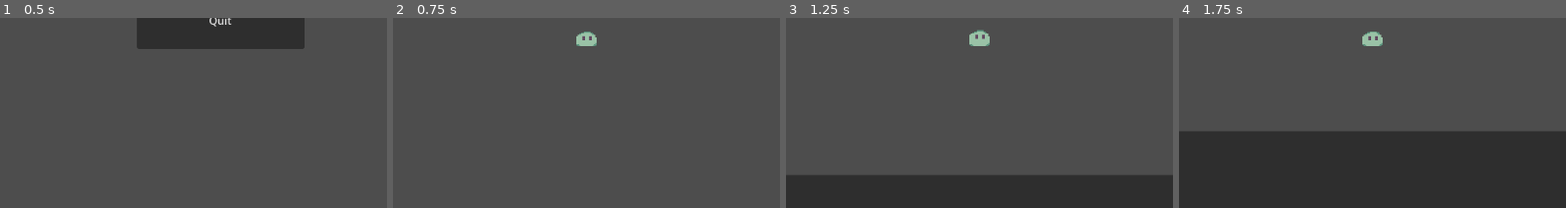
Above: before the commit, frames 1-4 (left to right).
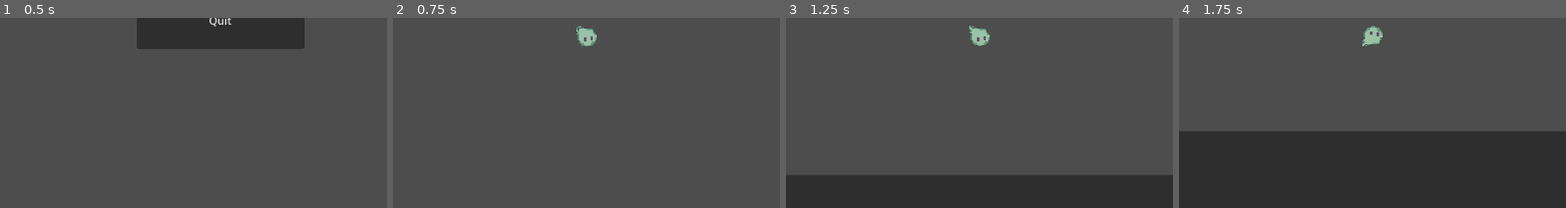
Above: after the commit, the same moments.

Repository: JohnLeander/Platformer
Game: Godot game, scene res://Scenes/start.tscn
Two runs of this game, one before a commit and one after it. Both use one fixed random seed, a clock stepped at 60 frames per second and the inputs below.
Inputs:
- Up to frame 1 (0.5 s): no input
- Up to frame 2 (0.75 s): click "Start" at 0.5 s
- Up to frame 3 (1.25 s): no input
- Up to frame 4 (1.75 s): tap Enter (ui_accept) at 1.25, 1.52 s; hold Right (ui_right) from 1.28 s (still down)
The pictures show only the part of the screen within x 25-75%, y 37-87%; the shares and areas given below are measured in that part.

Frame 1 is identical in both runs. In frame 2, 0.3% of the frame differs, in the area x 47-53%, y 4-15%; in frame 3, 0.3%; in frame 4, 0.3%.

Commit message:
Animation klart m.m

Diff:
--- a/Player/Player.gd
+++ b/Player/Player.gd
@@ -4,29 +4,36 @@
 const SPEED = 300.0
 const JUMP_VELOCITY = -400.0
 
-# Get the gravity from the project settings to be synced with RigidBody nodes.
 var gravity = ProjectSettings.get_setting("physics/2d/default_gravity")
-@onready var anim = get_node("AnimatedSprite2D")
 
-func _ready():
-	anim.play("Idle")
+@onready var anim = get_node("AnimationPlayer")
+
 func _physics_process(delta):
-	# Add the gravity.
 	if not is_on_floor():
 		velocity.y += gravity * delta
 
-	# Handle jump.
 	if Input.is_action_just_pressed("ui_accept") and is_on_floor():
 		velocity.y = JUMP_VELOCITY
+
+	var direction = Input.get_axis("ui_left", "ui_right")
+	if direction == -1:
+		get_node("AnimatedSprite2D").flip_h = true
+	elif direction == 1:
+		get_node("AnimatedSprite2D").flip_h = false
+	if velocity.y > 0:
 		anim.play("Jump")
-
-	# Get the input direction and handle the movement/deceleration.
-	# As good practice, you should replace UI actions with custom gameplay actions.
-	var direction = Input.get_axis("ui_left", "ui_right")
+		get_node("AnimatedSprite2D").flip_v = true
+	elif velocity.y < 0:
+		anim.play("Jump")
+		get_node("AnimatedSprite2D").flip_v = false
 	if direction:
 		velocity.x = direction * SPEED
-		anim.play("Run")
+		if velocity.y == 0:
+			anim.play("Run")
+			get_node("AnimatedSprite2D").flip_v = false
 	else:
 		velocity.x = move_toward(velocity.x, 0, SPEED)
-		anim.play("Idle")
+		if velocity.y == 0:
+			anim.play("Idle")
+			get_node("AnimatedSprite2D").flip_v = false
 	move_and_slide()
--- a/Player/Player.tscn
+++ b/Player/Player.tscn
@@ -72,6 +72,36 @@
 "speed": 10.0
 }]
 
+[sub_resource type="Animation" id="Animation_dqkw0"]
+resource_name = "Charge"
+length = 0.35
+loop_mode = 1
+step = 0.175
+tracks/0/type = "value"
+tracks/0/imported = false
+tracks/0/enabled = true
+tracks/0/path = NodePath("AnimatedSprite2D:animation")
+tracks/0/interp = 1
+tracks/0/loop_wrap = true
+tracks/0/keys = {
+"times": PackedFloat32Array(0),
+"transitions": PackedFloat32Array(1),
+"update": 1,
+"values": [&"Charge"]
+}
+tracks/1/type = "value"
+tracks/1/imported = false
+tracks/1/enabled = true
+tracks/1/path = NodePath("AnimatedSprite2D:frame")
+tracks/1/interp = 1
+tracks/1/loop_wrap = true
+tracks/1/keys = {
+"times": PackedFloat32Array(0, 0.175),
+"transitions": PackedFloat32Array(1, 1),
+"update": 1,
+"values": [0, 1]
+}
+
 [sub_resource type="Animation" id="Animation_7fsu7"]
 resource_name = "Idle"
 loop_mode = 1
@@ -99,6 +129,36 @@
 "transitions": PackedFloat32Array(1, 1, 1, 1),
 "update": 1,
 "values": [0, 1, 2, 3]
+}
+
+[sub_resource type="Animation" id="Animation_fohnp"]
+resource_name = "Jump"
+length = 0.35
+loop_mode = 1
+step = 0.175
+tracks/0/type = "value"
+tracks/0/imported = false
+tracks/0/enabled = true
+tracks/0/path = NodePath("AnimatedSprite2D:animation")
+tracks/0/interp = 1
+tracks/0/loop_wrap = true
+tracks/0/keys = {
+"times": PackedFloat32Array(0),
+"transitions": PackedFloat32Array(1),
+"update": 1,
+"values": [&"Jump"]
+}
+tracks/1/type = "value"
+tracks/1/imported = false
+tracks/1/enabled = true
+tracks/1/path = NodePath("AnimatedSprite2D:frame")
+tracks/1/interp = 1
+tracks/1/loop_wrap = true
+tracks/1/keys = {
+"times": PackedFloat32Array(0, 0.175),
+"transitions": PackedFloat32Array(1, 1),
+"update": 1,
+"values": [0, 1]
 }
 
 [sub_resource type="Animation" id="Animation_8sebp"]
@@ -128,66 +188,6 @@
 "transitions": PackedFloat32Array(1, 1, 1, 1),
 "update": 1,
 "values": [0, 1, 2, 3]
-}
-
-[sub_resource type="Animation" id="Animation_dqkw0"]
-resource_name = "Charge"
-length = 0.35
-loop_mode = 1
-step = 0.175
-tracks/0/type = "value"
-tracks/0/imported = false
-tracks/0/enabled = true
-tracks/0/path = NodePath("AnimatedSprite2D:animation")
-tracks/0/interp = 1
-tracks/0/loop_wrap = true
-tracks/0/keys = {
-"times": PackedFloat32Array(0),
-"transitions": PackedFloat32Array(1),
-"update": 1,
-"values": [&"Charge"]
-}
-tracks/1/type = "value"
-tracks/1/imported = false
-tracks/1/enabled = true
-tracks/1/path = NodePath("AnimatedSprite2D:frame")
-tracks/1/interp = 1
-tracks/1/loop_wrap = true
-tracks/1/keys = {
-"times": PackedFloat32Array(0, 0.175),
-"transitions": PackedFloat32Array(1, 1),
-"update": 1,
-"values": [0, 1]
-}
-
-[sub_resource type="Animation" id="Animation_fohnp"]
-resource_name = "Jump"
-length = 0.35
-loop_mode = 1
-step = 0.175
-tracks/0/type = "value"
-tracks/0/imported = false
-tracks/0/enabled = true
-tracks/0/path = NodePath("AnimatedSprite2D:frame")
-tracks/0/interp = 1
-tracks/0/loop_wrap = true
-tracks/0/keys = {
-"times": PackedFloat32Array(0, 0.175),
-"transitions": PackedFloat32Array(1, 1),
-"update": 1,
-"values": [0, 1]
-}
-tracks/1/type = "value"
-tracks/1/imported = false
-tracks/1/enabled = true
-tracks/1/path = NodePath("AnimatedSprite2D:animation")
-tracks/1/interp = 1
-tracks/1/loop_wrap = true
-tracks/1/keys = {
-"times": PackedFloat32Array(0),
-"transitions": PackedFloat32Array(1),
-"update": 1,
-"values": [&"Jump"]
 }
 
 [sub_resource type="AnimationLibrary" id="AnimationLibrary_p7og8"]
@@ -210,7 +210,6 @@
 position = Vector2(0, -2)
 sprite_frames = SubResource("SpriteFrames_cd3ua")
 animation = &"Run"
-frame = 1
 
 [node name="Camera2D" type="Camera2D" parent="."]
 zoom = Vector2(1.9, 1.9)
Not shown, changed: readme.md
